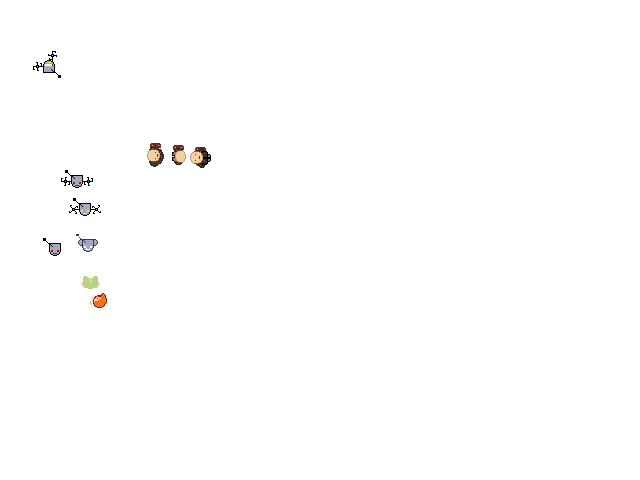
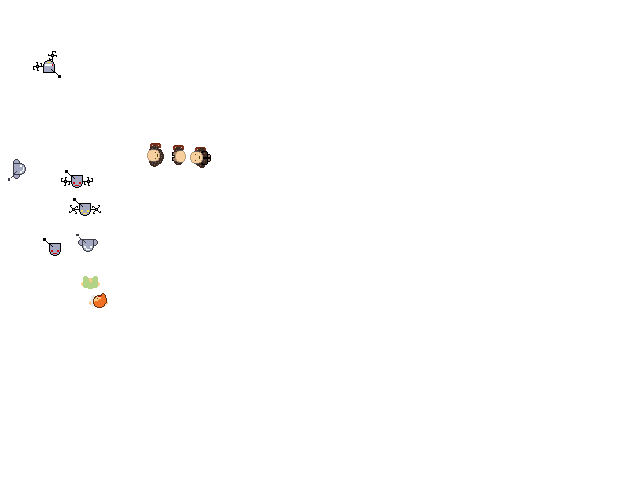
Layers edited between the first and the second 640px x 480px image:
added layer "Layer 13" above "Layer 12" over [left=8, top=163, right=26, bottom=181]
added layer "Layer 12" above "Layer 7 copy 2" over [left=13, top=159, right=20, bottom=179]
